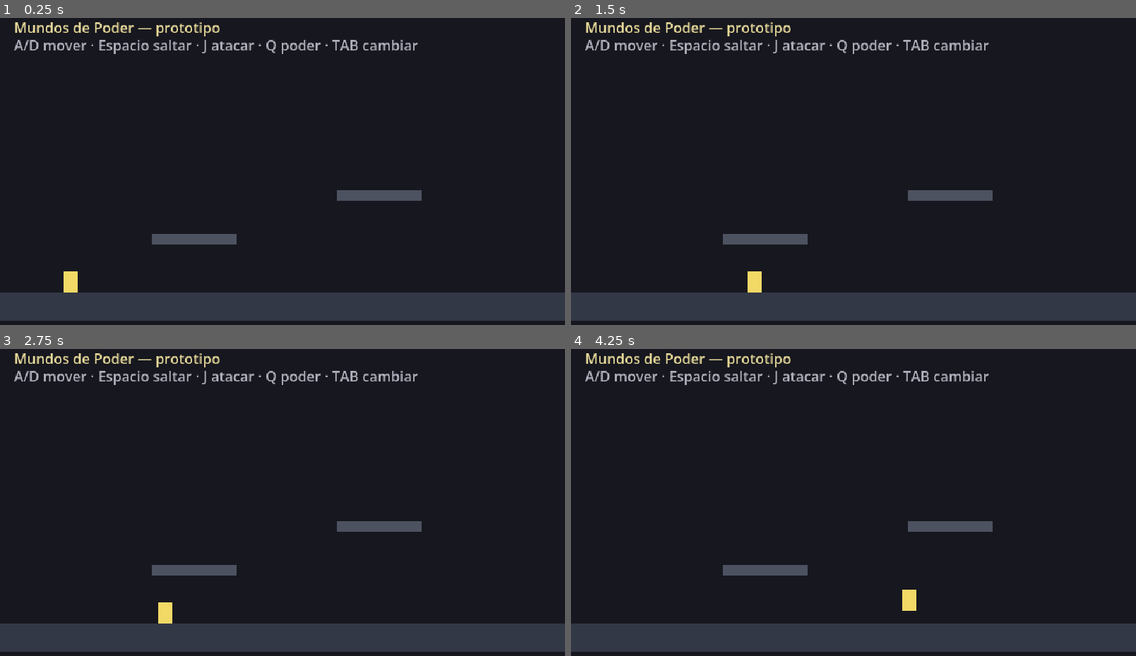
Above: before the commit, frames 1-4 (two rows, left to right).
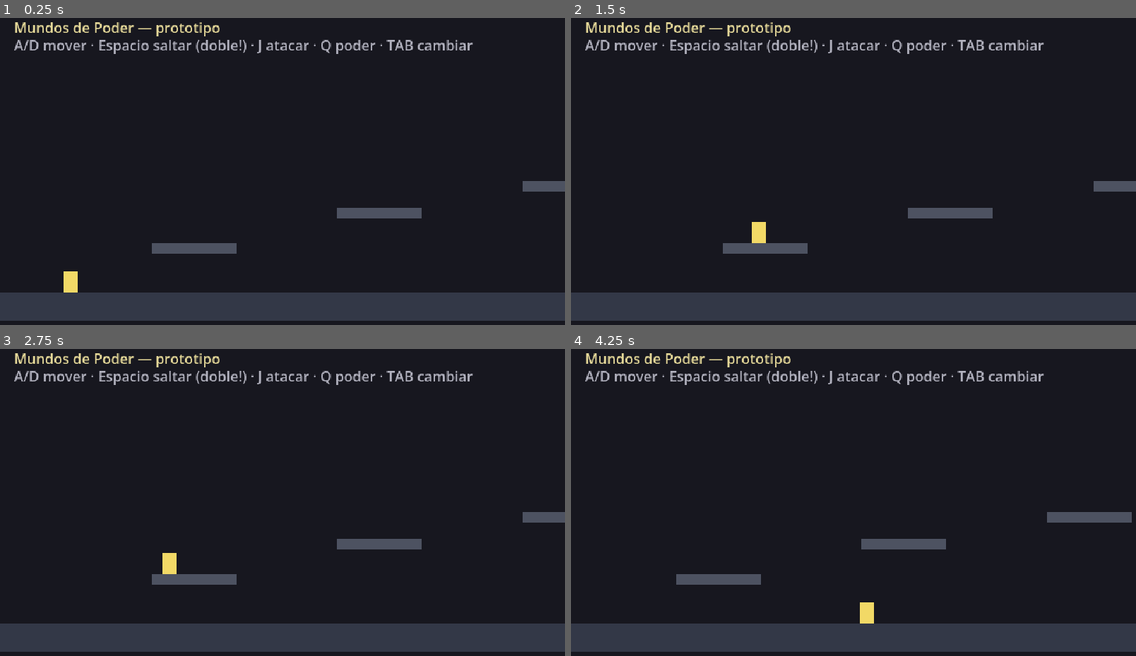
Above: after the commit, the same moments.

Repository: victor-UTR/mundos-de-poder
Game: Godot game, scene res://scenes/Main.tscn
Two runs of this game, one before a commit and one after it. Both use one fixed random seed, a clock stepped at 60 frames per second and the inputs below.
Inputs:
- Up to frame 1 (0.25 s): no input
- Up to frame 2 (1.5 s): tap Enter at 0.5 s; hold D (move_right) from 0.53 s (still down); tap Space (jump) at 0.6, 0.77, 1.07 s; tap Q (use_power) at 1.35 s
- Up to frame 3 (2.75 s): tap Space (jump) at 1.52, 1.55, 1.82, 2.1 s; release D (move_right) at 2.03 s; hold A (move_left) from 2.03 s (still down)
- Up to frame 4 (4.25 s): release A (move_left) at 2.78 s; hold D (move_right) from 2.78 s (still down); tap Q (use_power) at 2.85 s; tap Space (jump) at 3.02, 3.05, 3.32, 3.6, 3.77, 4.07 s

The runs differ from the first frame. In frame 1, 3.2% of the frame differs, in the area x 26-100%, y 7-77%; in frame 2, 3.4%; in frame 3, 3.4%; in frame 4, 3.8%, in the area x 18-100%, y 7-90%.

Commit message:
feat: doble salto + camara sigue jugador + nivel scrollable
Player:
- max_jumps=2 (doble salto en aire con -300 vs -360 en suelo)
- jumps_left se recarga al tocar suelo

Nivel:
- suelo ampliado a 2400px, ya no hay vacio por la derecha
- pared invisible a la izquierda
- Camera2D hija del Player con smoothing y limites 0..2400
- 4 plataformas (2 nuevas) para dar recorrido explorable
- labels movidos a CanvasLayer para que queden fijos

Otros:
- project.godot regenerado por editor 4.7 (feature 4.4 -> 4.7)

Diff:
--- a/project.godot
+++ b/project.godot
@@ -8,12 +8,16 @@
 
 config_version=5
 
+[animation]
+
+compatibility/default_parent_skeleton_in_mesh_instance_3d=true
+
 [application]
 
 config/name="Mundos de Poder"
 config/description="Niño Perdido: Mundos de Poder — juego didáctico para niños de 10 años."
 run/main_scene="res://scenes/Main.tscn"
-config/features=PackedStringArray("4.4", "GL Compatibility")
+config/features=PackedStringArray("4.7", "GL Compatibility")
 config/icon="res://icon.svg"
 
 [autoload]
@@ -28,7 +32,6 @@
 window/size/window_width_override=1280
 window/size/window_height_override=720
 window/stretch/mode="viewport"
-window/stretch/aspect="keep"
 
 [input]
 
@@ -79,10 +82,6 @@
 2d_physics/layer_4="player_hitbox"
 2d_physics/layer_5="enemy_hitbox"
 
-[physics]
-
-common/physics_ticks_per_second=60
-
 [rendering]
 
 renderer/rendering_method="gl_compatibility"
--- a/scenes/Main.tscn
+++ b/scenes/Main.tscn
@@ -1,21 +1,20 @@
-[gd_scene load_steps=4 format=3 uid="uid://b0mdp1main000"]
+[gd_scene load_steps=5 format=3 uid="uid://b0mdp1main000"]
 
 [ext_resource type="PackedScene" uid="uid://b0mdp1player0" path="res://scenes/player/Player.tscn" id="1_player"]
 
 [sub_resource type="RectangleShape2D" id="RectShape_ground"]
-size = Vector2(640, 32)
+size = Vector2(2400, 32)
 
 [sub_resource type="RectangleShape2D" id="RectShape_plat"]
 size = Vector2(96, 12)
 
+[sub_resource type="RectangleShape2D" id="RectShape_wall"]
+size = Vector2(16, 400)
+
 [node name="Main" type="Node2D"]
 
-[node name="Camera2D" type="Camera2D" parent="."]
-position = Vector2(320, 180)
-zoom = Vector2(1, 1)
-
 [node name="Ground" type="StaticBody2D" parent="."]
-position = Vector2(320, 336)
+position = Vector2(1200, 336)
 collision_layer = 1
 collision_mask = 0
 
@@ -23,14 +22,22 @@
 shape = SubResource("RectShape_ground")
 
 [node name="GroundSprite" type="ColorRect" parent="Ground"]
-offset_left = -320.0
+offset_left = -1200.0
 offset_top = -16.0
-offset_right = 320.0
+offset_right = 1200.0
 offset_bottom = 16.0
 color = Color(0.2, 0.22, 0.28, 1)
 
+[node name="LeftWall" type="StaticBody2D" parent="."]
+position = Vector2(-8, 160)
+collision_layer = 1
+collision_mask = 0
+
+[node name="CollisionShape2D" type="CollisionShape2D" parent="LeftWall"]
+shape = SubResource("RectShape_wall")
+
 [node name="Platform1" type="StaticBody2D" parent="."]
-position = Vector2(220, 260)
+position = Vector2(220, 270)
 collision_layer = 1
 collision_mask = 0
 
@@ -45,7 +52,7 @@
 color = Color(0.3, 0.32, 0.38, 1)
 
 [node name="Platform2" type="StaticBody2D" parent="."]
-position = Vector2(430, 210)
+position = Vector2(430, 230)
 collision_layer = 1
 collision_mask = 0
 
@@ -59,10 +66,51 @@
 offset_bottom = 6.0
 color = Color(0.3, 0.32, 0.38, 1)
 
+[node name="Platform3" type="StaticBody2D" parent="."]
+position = Vector2(640, 200)
+collision_layer = 1
+collision_mask = 0
+
+[node name="CollisionShape2D" type="CollisionShape2D" parent="Platform3"]
+shape = SubResource("RectShape_plat")
+
+[node name="Sprite" type="ColorRect" parent="Platform3"]
+offset_left = -48.0
+offset_top = -6.0
+offset_right = 48.0
+offset_bottom = 6.0
+color = Color(0.3, 0.32, 0.38, 1)
+
+[node name="Platform4" type="StaticBody2D" parent="."]
+position = Vector2(880, 250)
+collision_layer = 1
+collision_mask = 0
+
+[node name="CollisionShape2D" type="CollisionShape2D" parent="Platform4"]
+shape = SubResource("RectShape_plat")
+
+[node name="Sprite" type="ColorRect" parent="Platform4"]
+offset_left = -48.0
+offset_top = -6.0
+offset_right = 48.0
+offset_bottom = 6.0
+color = Color(0.3, 0.32, 0.38, 1)
+
 [node name="Player" parent="." instance=ExtResource("1_player")]
-position = Vector2(80, 280)
+position = Vector2(80, 300)
 
-[node name="Title" type="Label" parent="."]
+[node name="Camera2D" type="Camera2D" parent="Player"]
+zoom = Vector2(1, 1)
+position_smoothing_enabled = true
+position_smoothing_speed = 8.0
+limit_left = 0
+limit_top = 0
+limit_right = 2400
+limit_bottom = 360
+
+[node name="UI" type="CanvasLayer" parent="."]
+
+[node name="Title" type="Label" parent="UI"]
 offset_left = 16.0
 offset_top = 8.0
 offset_right = 400.0
@@ -70,10 +118,10 @@
 text = "Mundos de Poder — prototipo"
 theme_override_colors/font_color = Color(0.9, 0.85, 0.6, 1)
 
-[node name="Hint" type="Label" parent="."]
+[node name="Hint" type="Label" parent="UI"]
 offset_left = 16.0
 offset_top = 28.0
-offset_right = 500.0
+offset_right = 620.0
 offset_bottom = 52.0
-text = "A/D mover · Espacio saltar · J atacar · Q poder · TAB cambiar"
+text = "A/D mover · Espacio saltar (doble!) · J atacar · Q poder · TAB cambiar"
 theme_override_colors/font_color = Color(0.7, 0.7, 0.75, 1)
--- a/scripts/player/Player.gd
+++ b/scripts/player/Player.gd
@@ -4,13 +4,16 @@
 ## Q = usar poder, TAB = cambiar poder activo, E = interactuar.
 
 @export var speed: float = 140.0
-@export var jump_velocity: float = -300.0
-@export var gravity: float = 900.0
-@export var max_fall_speed: float = 500.0
+@export var jump_velocity: float = -360.0
+@export var double_jump_velocity: float = -300.0
+@export var max_jumps: int = 2
+@export var gravity: float = 1100.0
+@export var max_fall_speed: float = 520.0
 
 var active_power: int = -1        # id del poder activo (o -1)
 var shield_charges: int = 0        # cargas de escudo pendientes
 var invulnerable_until: float = 0.0
+var jumps_left: int = 0            # saltos restantes en el aire
 
 @onready var sprite: ColorRect = $Sprite
 
@@ -26,14 +29,22 @@
 	# Gravedad
 	if not is_on_floor():
 		velocity.y = min(velocity.y + gravity * delta, max_fall_speed)
+	else:
+		# Al tocar suelo recarga los saltos.
+		jumps_left = max_jumps
 
 	# Movimiento horizontal
 	var dir := Input.get_axis("move_left", "move_right")
 	velocity.x = dir * speed
 
-	# Salto
-	if Input.is_action_just_pressed("jump") and is_on_floor():
-		velocity.y = jump_velocity
+	# Salto (con doble salto)
+	if Input.is_action_just_pressed("jump") and jumps_left > 0:
+		# Primer salto = fuerza normal; siguientes = un poco menos.
+		if is_on_floor():
+			velocity.y = jump_velocity
+		else:
+			velocity.y = double_jump_velocity
+		jumps_left -= 1
 
 	# Cambio de poder activo
 	if Input.is_action_just_pressed("cycle_power"):
